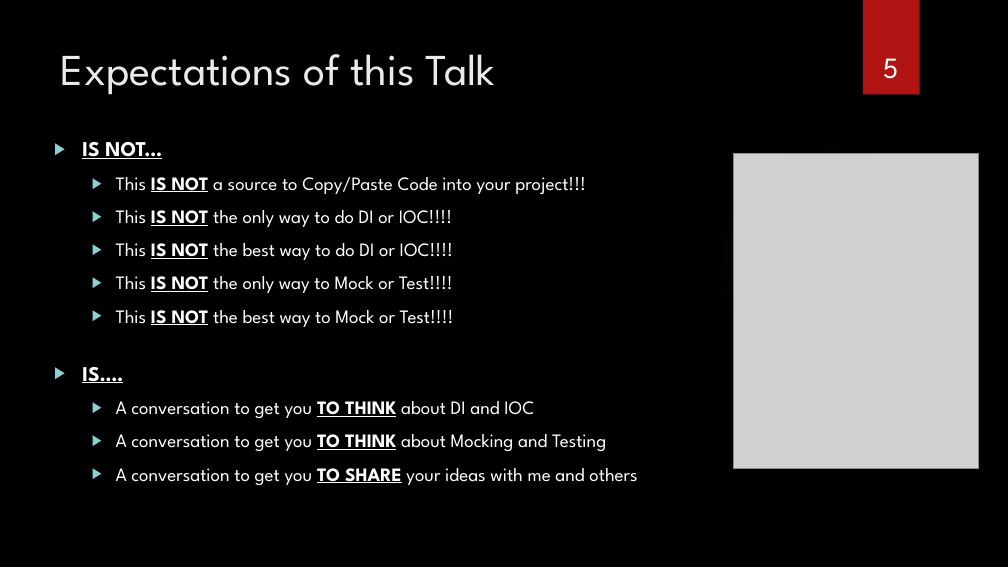
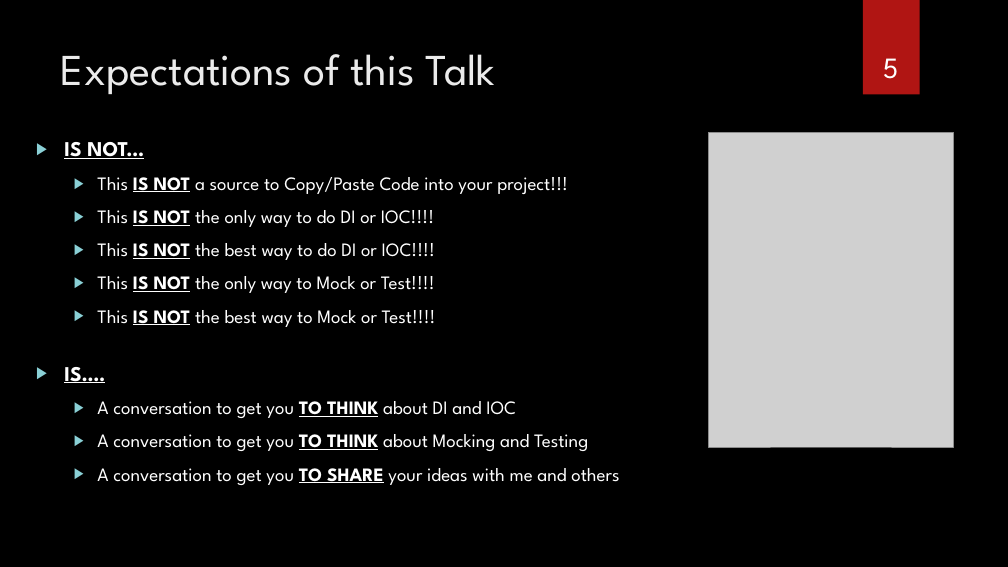
Before and after one commit to jbalman/SoftwareChange, a slide deck: slide 5 of Using DI and IOC - Mocking and Testing/Using DI and IOC - Mocking and Testing.pptx. Drawn at 1008x567 pixels with LibreOffice and Linux fonts; fonts in the diff are those of the drawing; grey boxes stand for pictures; background and template pictures are left out. Boxes give left, top, right and bottom in pixels: in the first picture for what was removed or moved away, otherwise in the second. Text is boxed around its words. In the diff, an @@ line names an element or a change of style, - is before the commit and + after.

Commit message:
final presentation

```diff
--- a/Using DI and IOC - Mocking and Testing/Using DI and IOC - Mocking and Testing.pptx
+++ b/Using DI and IOC - Mocking and Testing/Using DI and IOC - Mocking and Testing.pptx
@@ text "IS NOT…": place and size @@
-text "IS NOT…" at [82,142,637,485]
+text "IS NOT…" at [64,142,619,485]
@@ picture: place and size @@
-picture at [734,154,979,469]
+picture at [709,132,954,448]
@@ ellipse removed at [712,138,944,371] @@
```
Also in this commit, not shown: 4 other slides changed, 11 slides added, 2 slides removed.
